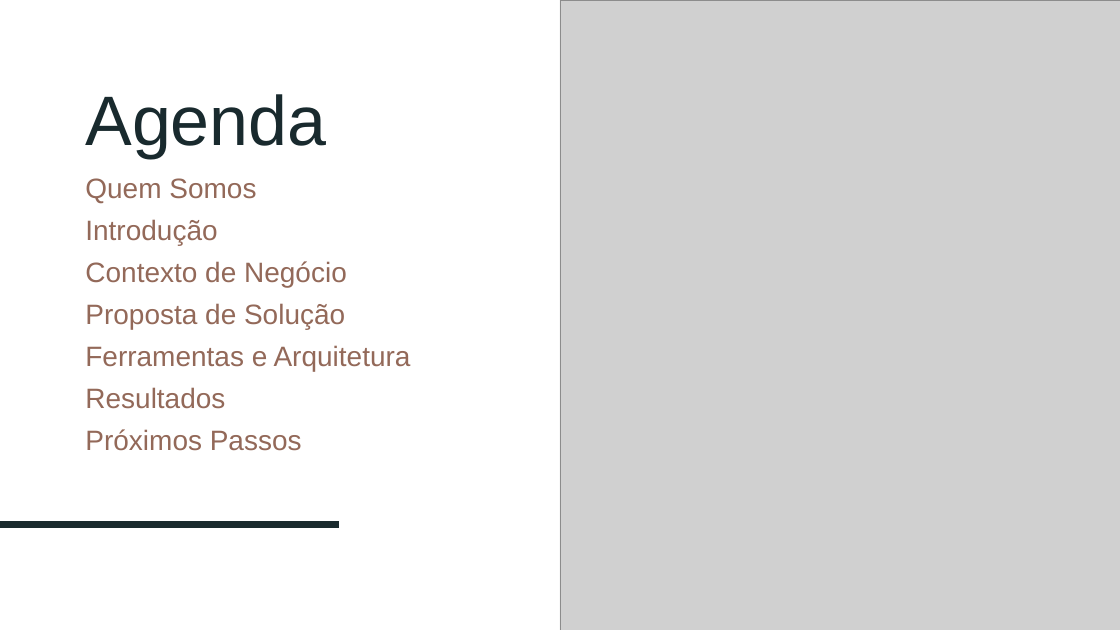
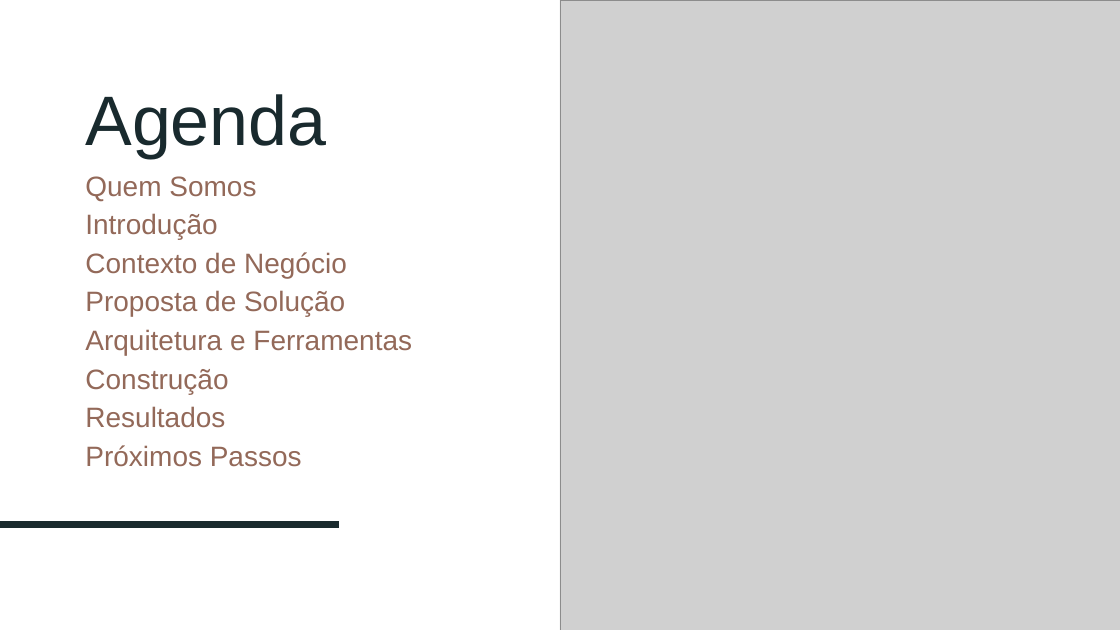
Before and after one commit to devbiadlima/pdd-analytics-etl, a slide deck: slide 2 of apresentacao/Apresentação.pptx. Drawn at 1120x630 pixels with LibreOffice and Linux fonts; fonts in the diff are those of the drawing; grey boxes stand for pictures. Boxes give left, top, right and bottom in pixels: in the first picture for what was removed or moved away, otherwise in the second. Text is boxed around its words. In the diff, an @@ line names an element or a change of style, - is before the commit and + after.

```diff
--- a/apresentacao/Apresentação.pptx
+++ b/apresentacao/Apresentação.pptx
@@ text at (85, 176, 347, 467): line spacing 0.9 to 0.8 @@
@@ text at (85, 329, 412, 394): text changed @@
-Ferramentas e Arquitetura
+Arquitetura e Ferramentas
+Construção
```
Also in this commit, not shown: 5 other slides changed, 3 slides added, 2 slides removed.
